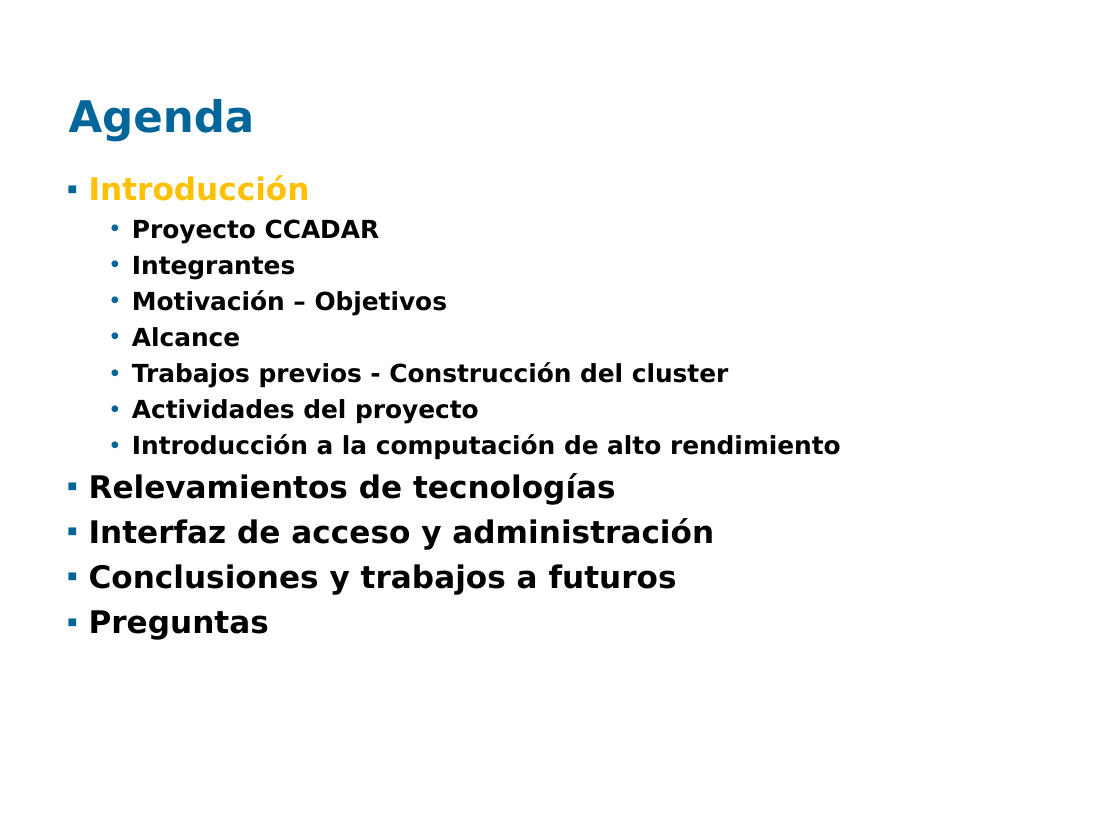
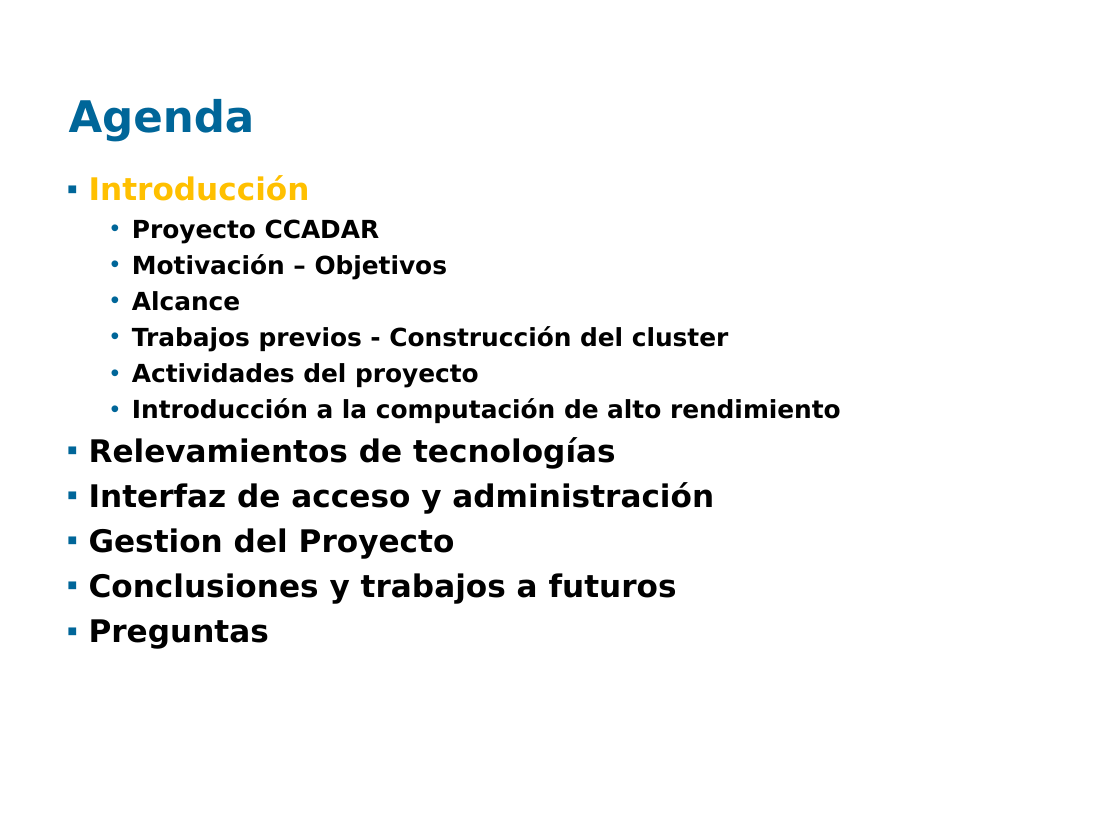
Before and after one commit to santiago-iturriaga/pgruso2007, a slide deck: slide 3 of Documentacion/Presentación Fenton - Paulo.ppt. Drawn at 1120x840 pixels with LibreOffice and Linux fonts; fonts in the diff are those of the drawing; background and template pictures are left out. Boxes give left, top, right and bottom in pixels: in the first picture for what was removed or moved away, otherwise in the second. Text is boxed around its words. In the diff, an @@ line names an element or a change of style, - is before the commit and + after.

```diff
--- a/Documentacion/Presentación Fenton - Paulo.ppt
+++ b/Documentacion/Presentación Fenton - Paulo.ppt
@@ text at (132,256,295,280): paragraph removed @@
-  • Integrantes
@@ text at (89,528,455,559): paragraph added @@
+▪ Gestion del Proyecto
```
Also in this commit, not shown: 7 other slides changed, 3 slides added, 2 other files.
